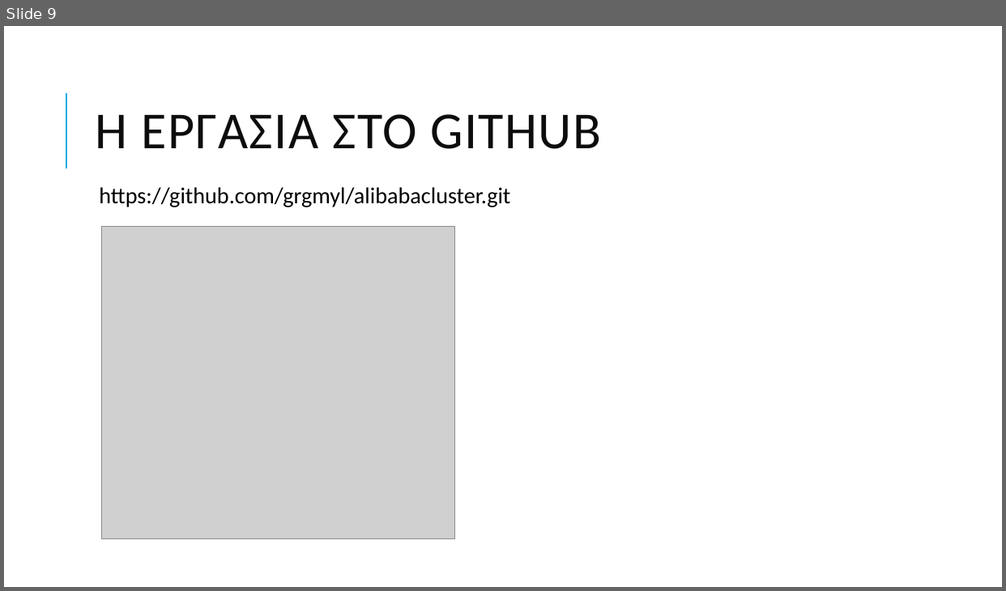
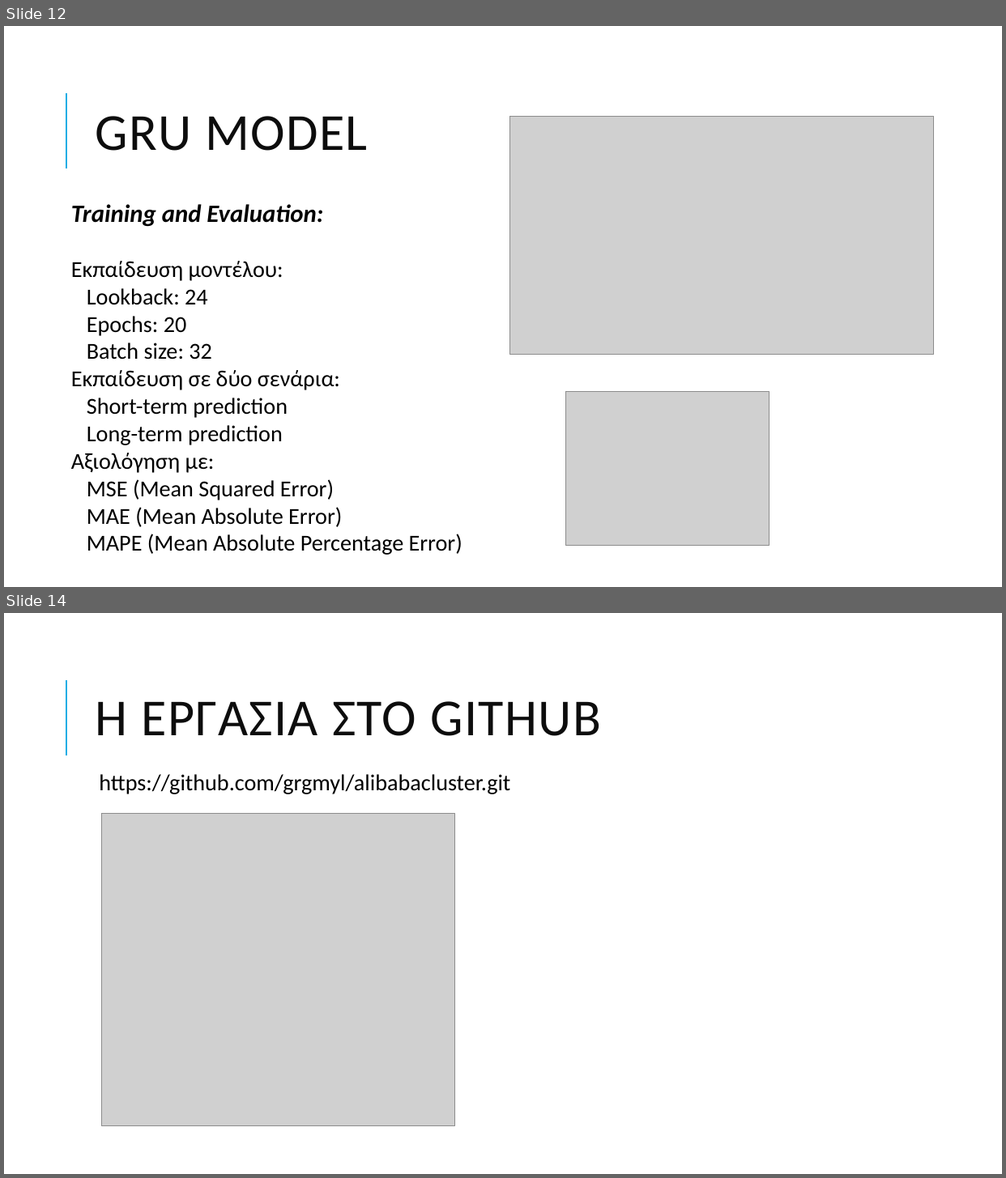
Before and after one commit to grgmyl/alibabacluster, a slide deck: parousiasidiktia.pptx. Shown one above the other, each under a label of ours: slide 9 before the commit, slides 12 and 14 after it; the slides between them are not shown. The pictures are 1006x591 and 1006x1178 pixels, drawn with LibreOffice and Linux fonts; fonts in the diff are those of the drawing; grey boxes stand for pictures. Boxes give left, top, right and bottom in pixels: in the first picture for what was removed or moved away, otherwise in the second. Text is boxed around its words. In the diff, an @@ line names an element or a change of style, - is before the commit and + after.

```diff
--- a/parousiasidiktia.pptx
+++ b/parousiasidiktia.pptx
@@ slide 12 added at (x1=4, y1=26, x2=1002, y2=587), background #FFFFFF; not listed: 1 template element that a slide beside it also shows @@
@@ title added at (x1=96, y1=116, x2=368, y2=151), 50 pt, text #0D0D0D @@
+GRU MODEL
@@ picture added at (x1=510, y1=117, x2=934, y2=355) @@
@@ text added at (x1=71, y1=204, x2=462, y2=555), 22 pt, text #000000 @@
+Training and Evaluation:
+Εκπαίδευση μοντέλου:
+Lookback: 24
+Epochs: 20
+Batch size: 32
+Εκπαίδευση σε δύο σενάρια:
+Short-term prediction
+Long-term prediction
+Αξιολόγηση με:
+MSE (Mean Squared Error)
+MAE (Mean Absolute Error)
+MAPE (Mean Absolute Percentage Error)
@@ picture added at (x1=566, y1=392, x2=769, y2=545) @@
@@ what was slide 9 is now slide 14 @@
```
Also in this commit, not shown: 6 slides changed, 7 other slides added, 2 slides removed.
